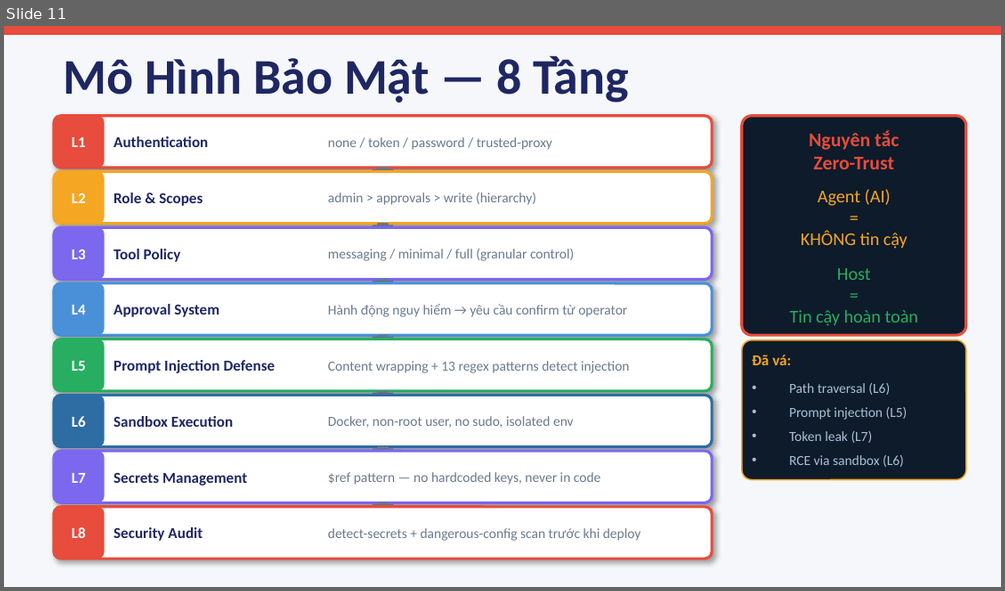
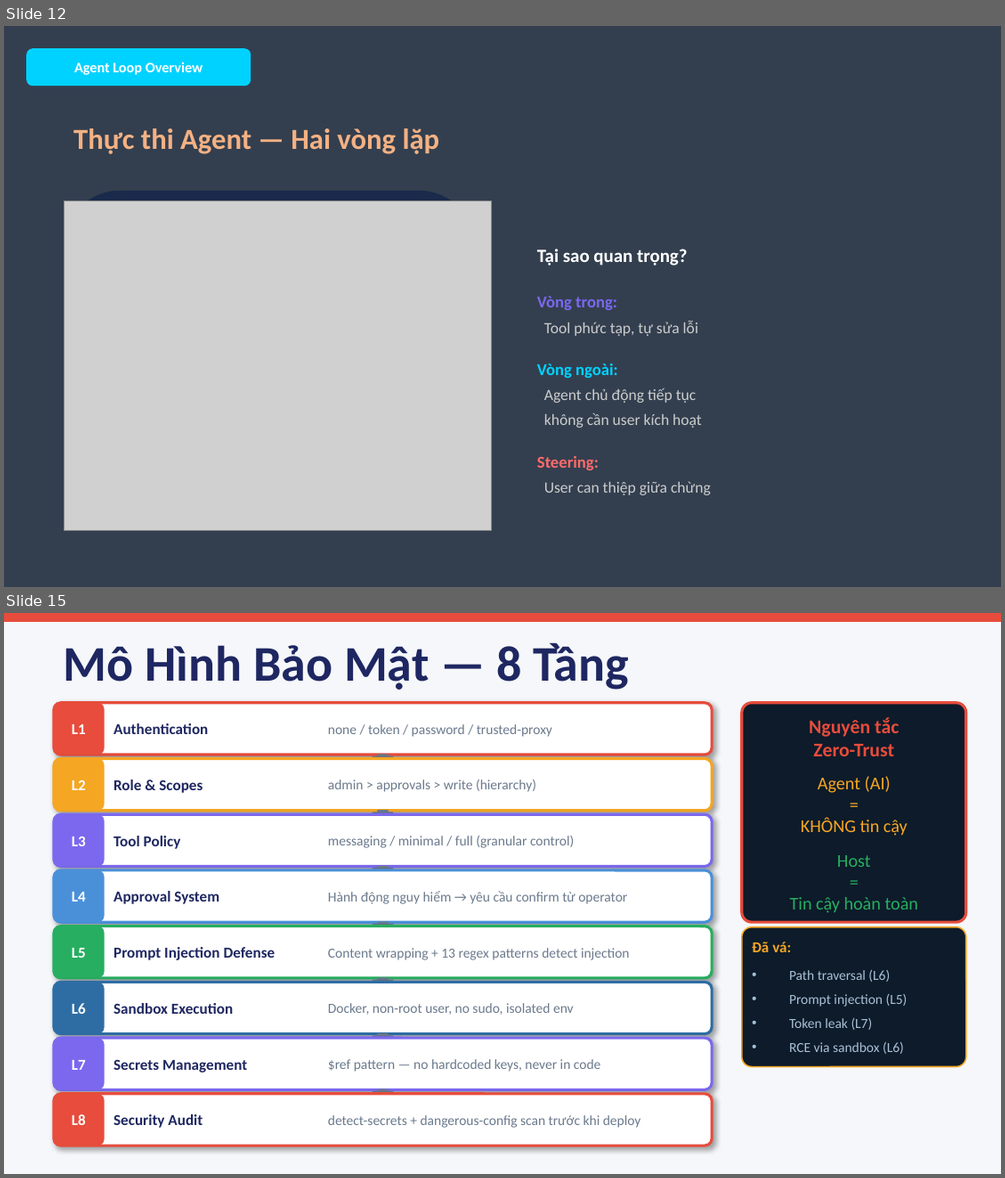
Before and after one commit to dvduongth/research_doc, a slide deck: open_claw/presentation/OpenClaw_Presentation.pptx. Shown one above the other, each under a label of ours: slide 11 before the commit, slides 12 and 15 after it; the slides between them are not shown. The pictures are 1005x591 and 1005x1178 pixels, drawn with LibreOffice and Linux fonts; fonts in the diff are those of the drawing; grey boxes stand for pictures. Boxes give left, top, right and bottom in pixels: in the first picture for what was removed or moved away, otherwise in the second. Text is boxed around its words. In the diff, an @@ line names an element or a change of style, - is before the commit and + after.

```diff
--- a/open_claw/presentation/OpenClaw_Presentation.pptx
+++ b/open_claw/presentation/OpenClaw_Presentation.pptx
@@ slide 12 added at (x1=4, y1=26, x2=1001, y2=587), background #333F50 @@
@@ rounded rectangle added at (x1=27, y1=49, x2=251, y2=87), fill #00D2FF, 10.5 pt, text #FFFFFF, bold @@
+Agent Loop Overview
@@ text added at (x1=73, y1=128, x2=440, y2=154), 21 pt, text #F4B183, bold @@
+Thực thi Agent — Hai vòng lặp
@@ rounded rectangle added at (x1=64, y1=191, x2=475, y2=527), fill #1A2A4A @@
@@ picture added at (x1=64, y1=201, x2=492, y2=531) @@
@@ text added at (x1=537, y1=248, x2=711, y2=495), 11.2 pt, text #CCCCCC @@
+Tại sao quan trọng?
+Vòng trong:
+Tool phức tạp, tự sửa lỗi
+Vòng ngoài:
+Agent chủ động tiếp tục
+không cần user kích hoạt
+Steering:
+User can thiệp giữa chừng
@@ what was slide 11 is now slide 15 @@
```
Also in this commit, not shown: 11 slides changed, 3 other slides added, 47 other files.
